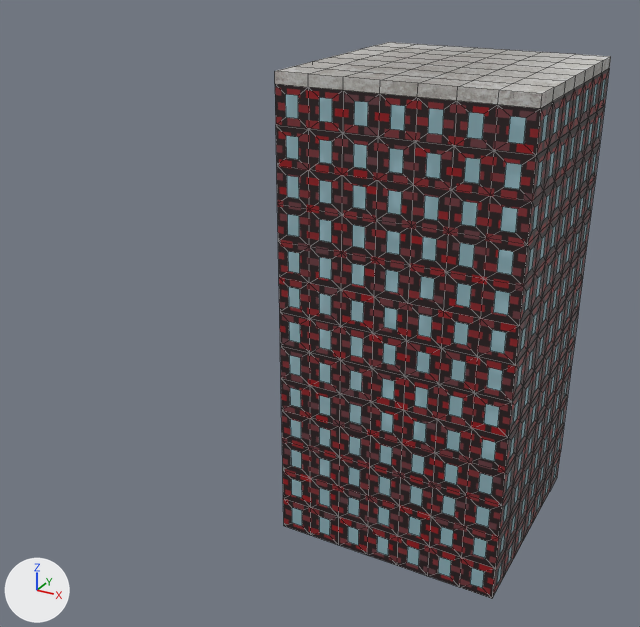
Two versions of the Blender file bricktex_base.blend, one commit apart.
Rendered twice from a 50 mm lens placed at (2.53, -6.73, 3.09), pointed at (-1.12, -0.08, -0.24). The axes (+X, +Y, +Z) are drawn at lower left. The lights are the same throughout. Mesh edges are drawn as thin lines.

The scene before the commit, as lines of its bpy script (objects in view):
```python
me_cube_001 = bpy.data.meshes.new('Cube.001')
me_cube_001.from_pydata(...)  # 1948 vertices, 1946 faces; spans x -1.0..1.0, y -1.0..1.0, z -1.0..1.05
# faces by material slot: [364, 1505, 77]
me_cube_001.materials.append(mat_glass)  # cyan #aedce7
me_cube_001.materials.append(mat_brick)
me_cube_001.materials.append(mat_cement)  # picture img_pbr_concrete_13_8k_seamless_texture_with_5_variations_3d_model
ob_base = bpy.data.objects.new('Base', me_cube_001)
ob_base.location = (0.0, 0.0, 0.0)
ob_base.scale = (1.0, 1.0, 2.0)
```
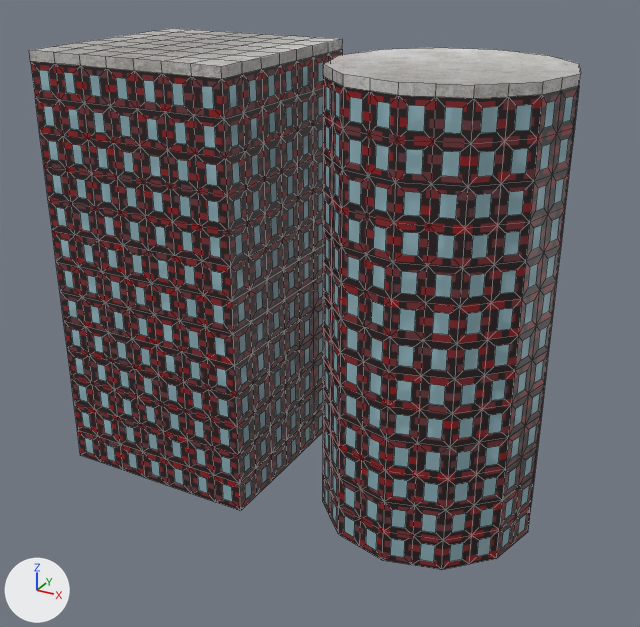
Commit message: base buildings

The change in detail:
Mesh me_cylinder is new.
It has 1608 vertices, 1586 faces and spans x -1.0..1.0, y -1.0..1.0, z -1.0..1.04.
Faces by material slot: [1249, 312, 25].
It uses material mat_brick.
It uses material mat_glass (cyan #aedce7).
It uses material mat_cement (picture img_pbr_concrete_13_8k_seamless_texture_with_5_variations_3d_model).
Object 'Base' (ob_base) moves from (0.0, 0.0, 0.0) to (-2.48, 0.0, 0.0).
Object 'Cylinder' (ob_cylinder) is new; it shows me_cylinder.
Its location is (0.0, 0.0, 0.0).
Its scale is (1.0, 1.0, 2.0).

Changed parts and their boxes [x1, y1, x2, y2] in the pictures (640 x 627 px):
'Base', moved
    before: [275, 42, 611, 598]
    after: [29, 28, 343, 511]
'Cylinder', added
    after: [323, 48, 581, 570]
    faces in mat_brick: [323, 76, 579, 570]
    faces in mat_glass (cyan #aedce7): [325, 86, 574, 562]
    faces in mat_cement (picture img_pbr_concrete_13_8k_seamless_texture_with_5_variations_3d_model): [323, 48, 581, 98]
